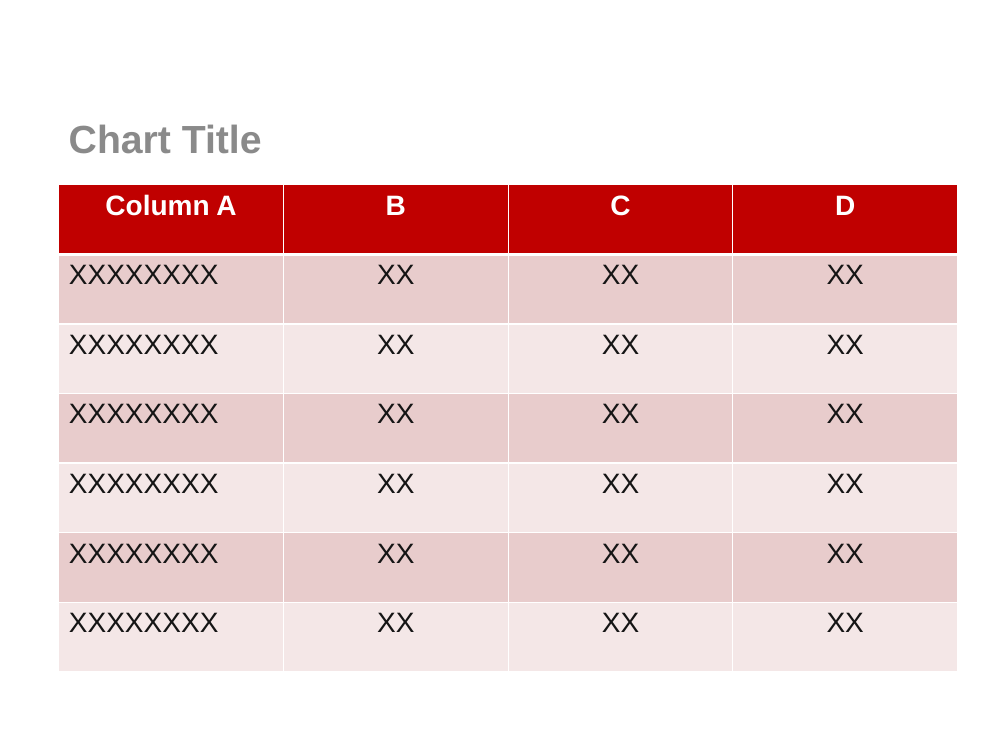
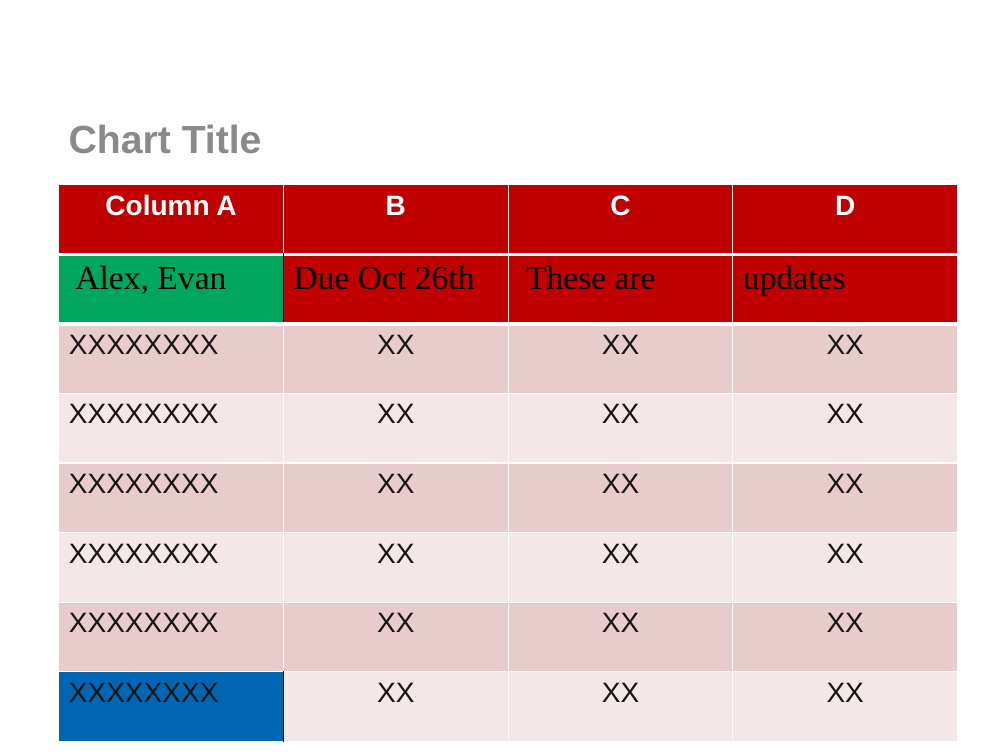
Before and after one commit to efwoods/pptx2py, a slide deck: slide 5 of template_sample.pptx. Drawn at 1008x756 pixels with LibreOffice and Linux fonts; fonts in the diff are those of the drawing; background and template pictures are left out. Boxes give left, top, right and bottom in pixels: in the first picture for what was removed or moved away, otherwise in the second. Text is boxed around its words. In the diff, an @@ line names an element or a change of style, - is before the commit and + after.

```diff
--- a/template_sample.pptx
+++ b/template_sample.pptx
@@ table at bbox=[58, 184, 958, 706] @@
+row 2: Alex, Evan | Due Oct 26th | These are | updates
```
Also in this commit, not shown: 1 other slide changed, 1 other file.
